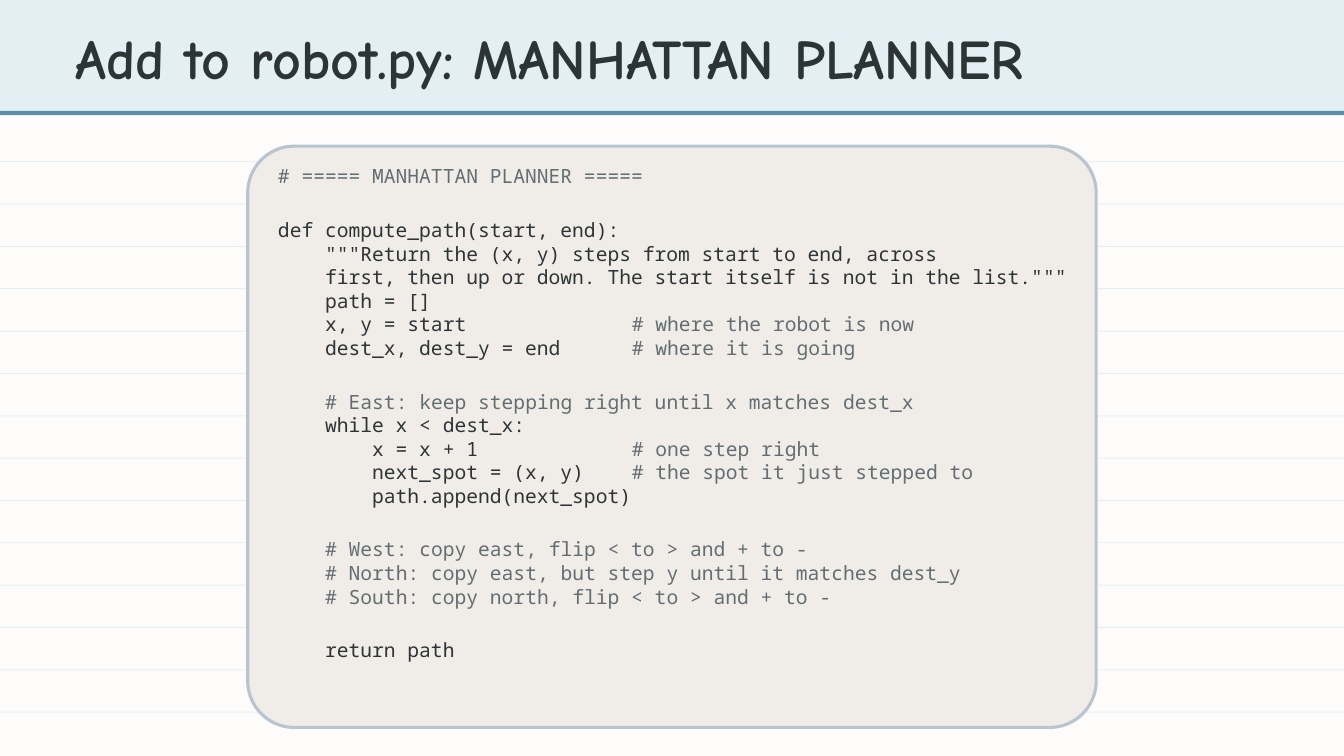
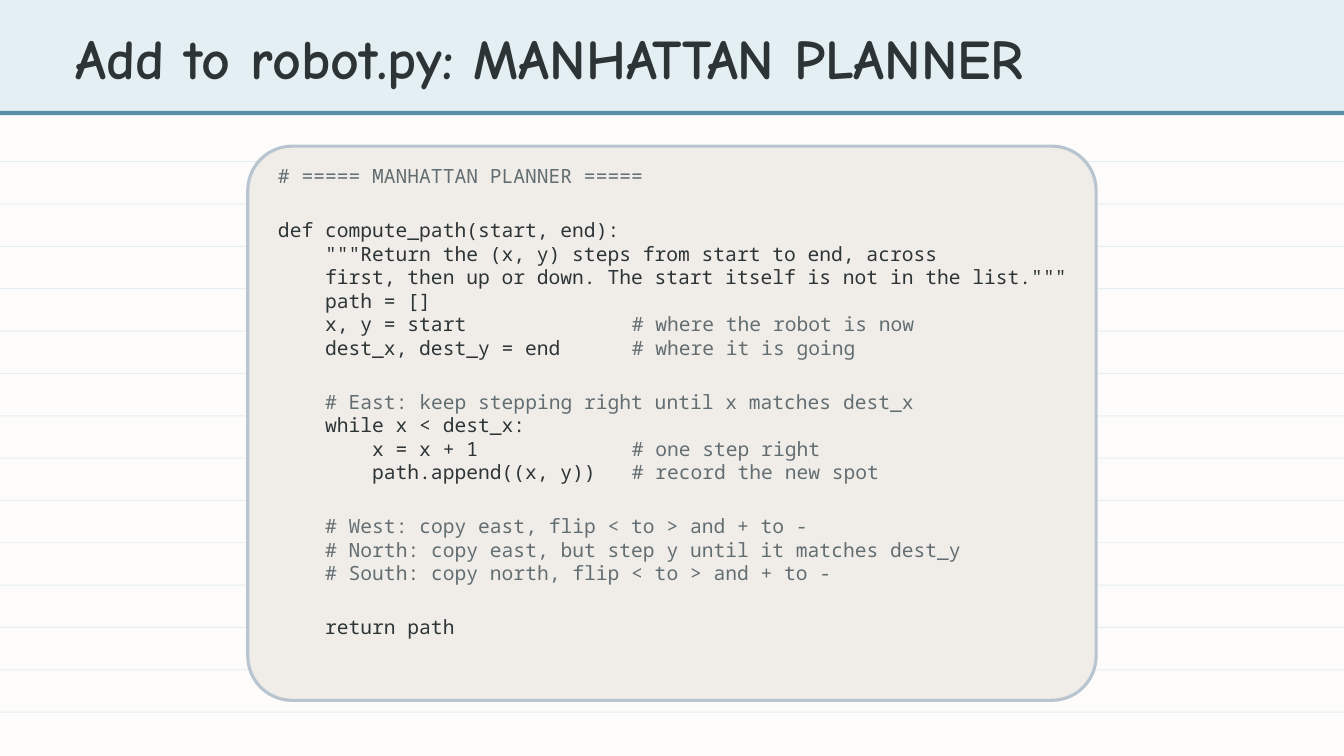
Before and after one commit to bradamiller/LearningPython, a slide deck: slide 13 of static/slides/module-04-manhattan/module-4-lesson-04-the-manhattan-algorithm.pptx. Drawn at 1344x756 pixels with LibreOffice and Linux fonts; fonts in the diff are those of the drawing. Boxes give left, top, right and bottom in pixels: in the first picture for what was removed or moved away, otherwise in the second. Text is boxed around its words. In the diff, an @@ line names an element or a change of style, - is before the commit and + after.

```diff
--- a/static/slides/module-04-manhattan/module-4-lesson-04-the-manhattan-algorithm.pptx
+++ b/static/slides/module-04-manhattan/module-4-lesson-04-the-manhattan-algorithm.pptx
@@ rounded rectangle: place and size @@
-rounded rectangle at [248,146,1097,728]
+rounded rectangle at [248,146,1097,701]
@@ text at [372,464,879,484]: text changed @@
-next_spot = (x, y) # the spot it just stepped to
-path.append(next_spot)
+path.append((x, y)) # record the new spot
```
Also in this commit, not shown: 7 other slides changed, 2 slides added, 28 other files.
